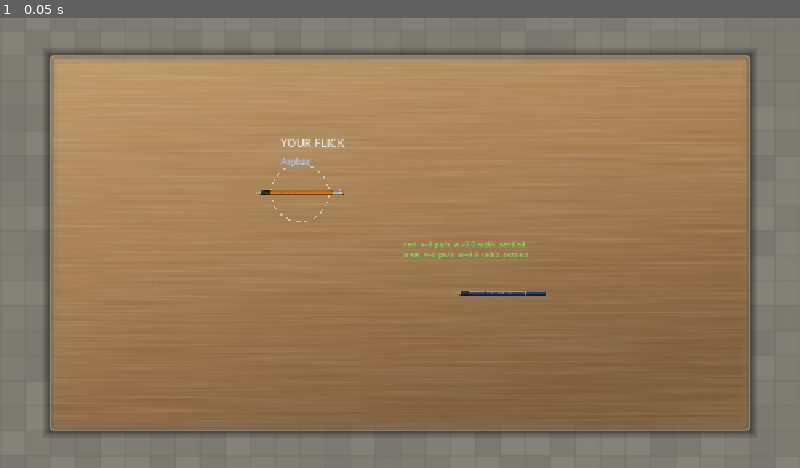
Above: before the commit, frame 1.
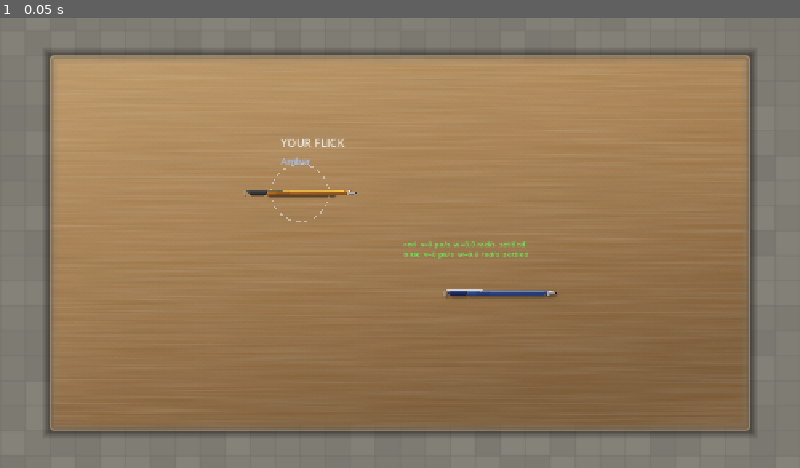
Above: after the commit, the same moment.

Repository: bhanuteja-qae/pen-fight
Game: Godot game, scene res://scenes/main.tscn
Two runs of this game, one before a commit and one after it. Both use one fixed random seed, a clock stepped at 60 frames per second and the inputs below.
Inputs:
- Up to frame 1 (0.05 s): no input

The runs differ from the first frame. In frame 1, 0.4% of the frame differs, in the area x 30-70%, y 38-63%.

Commit message:
Four realistic pen designs, authored at the game's true scale (capsule-exact)
The pens never matched their own collision. At the old 0.408 sprite scale the
default pair drew 143x11 px and the v4 skins 109x21, onto a 180x10 physics
capsule (PenBody half_len 85 + radius 5) - so a skin swap silently resized the
pen and no skin sat on the capsule it actually collided with.

generate_pens_real.py (new, supersedes the pen art in generate_assets_v4.py)
authors all four designs at ONE footprint:

  texture content 540x30 x PEN_SPRITE_SCALE (1/3) = 180x10 on screen == capsule

The content is bbox-fitted (cropped to the drawn alpha, then resized to 540x30),
so the sprite's opaque extent equals the capsule instead of falling 7px short of
it (the first pass drew 173x10 because the art filled only 518 of 540 columns).

Designs: amber (warm translucent, chrome clip), cobalt (cool translucent, blue
cap), graphite (matte faceted, gunmetal), ivory (gloss, gold fittings). Each
ships with a matching shadow so a skin can never lose its silhouette.

set_pen_skin() now swaps pen + shadow AND applies the shared scale, so skin
choice can no longer change the pen's size - previously the scale was baked per
sprite in the scene and only the texture was swapped.

Also fixes a shadow that had NEVER rendered: the table sprite sat at z_index 0
and the pen shadows at -1, so the desk texture drew over them in every version
(measured: pixels under a pen were byte-identical to bare wood). Layer order is
now table -5, shadow 0, pen 1, and the shadow is a two-layer contact core +
penumbra rather than one small blur of a 10px-thick silhouette.

Verification (game/tests/skin_shot.gd, new QA tool: renders the real scene once
per pairing and saves engine-side frames + a pens-hidden reference frame, so
differencing gives the pen's EXACT on-screen silhouette):
  * all 8 pen instances measure 180x10 px, error +0x+0, centred on the pen's
    world position - art now equals the collision shape in size and position
  * shadow present: under-pen darkening ramps 4 -> 67 -> 5 luminance over ~12 px
    (0 before the layer fix)
  * touch_input_test / turn_state_test / auto_flick_test still pass

Notes for the next session:
  * --headless returns a NULL viewport image and never fires
    RenderingServer.frame_post_draw; engine-side captures must run against a
    real (Xvfb) display without --headless.
  * a 1 px traced silhouette outline is read as a "halo" at 1:1; contrast plus
    the shadow separates pen from desk without it.
  * the cylinder shade is an analytic function of cross-section position: with
    colour stops, every stop boundary bands visibly at 1:1.

Diff:
--- a/game/scenes/main.tscn
+++ b/game/scenes/main.tscn
@@ -31,6 +31,7 @@
 
 [node name="Sprite2D" type="Sprite2D" parent="Table" unique_id=10003]
 texture = ExtResource("3_table")
+z_index = -5
 
 [node name="TableBounds" type="CollisionShape2D" parent="Table" unique_id=10004]
 shape = SubResource("table_bounds")
@@ -48,14 +49,15 @@
 
 [node name="Shadow" type="Sprite2D" parent="PenRed" unique_id=10019]
 texture = ExtResource("6_shadow_red")
-position = Vector2(4, 6)
-scale = Vector2(0.408, 0.408)
-z_index = -1
-modulate = Color(0, 0, 0, 0.44)
+position = Vector2(3, 4)
+scale = Vector2(0.333333, 0.333333)
+z_index = 0
+modulate = Color(0, 0, 0, 0.5)
 
 [node name="Sprite2D" type="Sprite2D" parent="PenRed" unique_id=10009]
 texture = ExtResource("4_red")
-scale = Vector2(0.408, 0.408)
+scale = Vector2(0.333333, 0.333333)
+z_index = 1
 
 [node name="CollisionShape2D" type="CollisionShape2D" parent="PenRed" unique_id=10010]
 shape = SubResource("pen_shape")
@@ -74,14 +76,15 @@
 
 [node name="Shadow" type="Sprite2D" parent="PenBlue" unique_id=10020]
 texture = ExtResource("7_shadow_blue")
-position = Vector2(4, 6)
-scale = Vector2(0.408, 0.408)
-z_index = -1
-modulate = Color(0, 0, 0, 0.44)
+position = Vector2(3, 4)
+scale = Vector2(0.333333, 0.333333)
+z_index = 0
+modulate = Color(0, 0, 0, 0.5)
 
 [node name="Sprite2D" type="Sprite2D" parent="PenBlue" unique_id=10012]
 texture = ExtResource("5_blue")
-scale = Vector2(0.408, 0.408)
+scale = Vector2(0.333333, 0.333333)
+z_index = 1
 
 [node name="CollisionShape2D" type="CollisionShape2D" parent="PenBlue" unique_id=10013]
 shape = SubResource("pen_shape")
--- a/game/scripts/main.gd
+++ b/game/scripts/main.gd
@@ -79,28 +79,56 @@
 ## QA-6: this constant and the scene MUST agree).
 const TABLE_RECT: Rect2 = Rect2(-590.0, -320.0, 1180.0, 640.0)
 
+## Every pen texture is authored at 540x30 and drawn at PEN_SPRITE_SCALE, which
+## lands it on exactly 180x10 px on screen — the physics capsule
+## (PenBody half_len 85 + radius 5). The skins are real pens scaled into the
+## game: a skin swap can never resize the pen, because the scale is applied by
+## set_pen_skin() rather than left to each skin's own sprite.
+## Regenerate the art with: game/assets/generate_pens_real.py
+const PEN_SPRITE_SCALE: float = 1.0 / 3.0
+
 ## Pen skin selection (Phase 1c): each player picks a pen DESIGN to play with.
-## Only two pens are ever on the table — the third sprite is a preference
-## option, not a third player. Skins map pen_id -> asset path; the scene,
-## physics, and TurnState still use exactly two pens.
+## Only two pens are ever on the table — the extra designs are preference
+## options, not extra players. Each skin carries its own shadow so the
+## silhouette can never drift from the pen.
 const PEN_SKINS: Dictionary = {
-	"red": "res://assets/pen_red_v4.png",
-	"blue": "res://assets/pen_blue_v4.png",
-	"green": "res://assets/pen_green_v4.png",
+	"amber": {
+		"pen": "res://assets/pen_amber.png",
+		"shadow": "res://assets/pen_amber_shadow.png",
+	},
+	"cobalt": {
+		"pen": "res://assets/pen_cobalt.png",
+		"shadow": "res://assets/pen_cobalt_shadow.png",
+	},
+	"graphite": {
+		"pen": "res://assets/pen_graphite.png",
+		"shadow": "res://assets/pen_graphite_shadow.png",
+	},
+	"ivory": {
+		"pen": "res://assets/pen_ivory.png",
+		"shadow": "res://assets/pen_ivory_shadow.png",
+	},
 }
-var _player_skins: Dictionary = {"red": "red", "blue": "blue"}
-
-
-## Pick the pen design for a player (e.g. set_pen_skin("blue", "green")).
-## Applies immediately to that player's Sprite2D. Returns false if the player
-## or skin is unknown.
+var _player_skins: Dictionary = {"red": "amber", "blue": "cobalt"}
+
+
+## Pick the pen design for a player (e.g. set_pen_skin("blue", "graphite")).
+## Applies immediately to that player's pen sprite AND its shadow, and forces
+## the shared footprint scale — so every design draws the same 180x10 pen.
+## Returns false if the player or skin is unknown.
 func set_pen_skin(player: String, skin: String) -> bool:
 	if not _player_skins.has(player) or not PEN_SKINS.has(skin):
 		return false
 	_player_skins[player] = skin
+	var entry: Dictionary = PEN_SKINS[skin]
 	var sprite := _pen_sprite_node(player)
 	if sprite != null:
-		sprite.texture = load(PEN_SKINS[skin]) as Texture2D
+		sprite.texture = load(entry["pen"]) as Texture2D
+		sprite.scale = Vector2(PEN_SPRITE_SCALE, PEN_SPRITE_SCALE)
+	var shadow := _pen_shadow_node(player)
+	if shadow != null:
+		shadow.texture = load(entry["shadow"]) as Texture2D
+		shadow.scale = Vector2(PEN_SPRITE_SCALE, PEN_SPRITE_SCALE)
 	return true
 
 
@@ -119,6 +147,18 @@
 			return $PenRed/Sprite2D
 		"blue":
 			return $PenBlue/Sprite2D
+		_:
+			return null
+
+
+## The pen's drop shadow sprite (swapped with the skin so silhouette and pen
+## always match).
+func _pen_shadow_node(player: String) -> Sprite2D:
+	match player:
+		"red":
+			return $PenRed/Shadow
+		"blue":
+			return $PenBlue/Shadow
 		_:
 			return null
 
@@ -186,7 +226,7 @@
 
 	turn_state.begin_turn()
 	# Skin selection: apply env overrides AFTER the sprites exist but before
-	# the first frame renders, so PENFIGHT_SKIN_<PLAYER>=green shows from t=0.
+	# the first frame renders, so PENFIGHT_SKIN_<PLAYER>=ivory shows from t=0.
 	_apply_default_skins()
 	# The very first turn is the game opening, not a settle handoff — the gate
 	# would be noise here, and the no-input forfeit acceptance path needs the
--- /dev/null
+++ b/game/tests/skin_shot.gd
@@ -0,0 +1,97 @@
+extends SceneTree
+class_name SkinShot
+## QA capture tool: renders the real scene once per pen-skin pairing and saves
+## engine-side frames (no X11 grab, no camera roll), so the pen art can be
+## graded and measured at true in-game pixel scale.
+##
+## Also prints each pen's expected screen position, so the analyser can crop
+## exactly where the pen is without guessing.
+##
+## Run (cwd = game/) - NOTE: no --headless! --headless uses the dummy rendering
+## driver, where Viewport.get_texture().get_image() is ALWAYS null and
+## RenderingServer.frame_post_draw never fires. Run it against a real X display
+## under software rendering instead:
+##   DISPLAY=:99 LIBGL_ALWAYS_SOFTWARE=1 godot --path . \
+##     --script res://tests/skin_shot.gd
+## Writes /tmp/skin_frames/<a>_<b>.png
+
+const PAIRINGS := [
+	["amber", "cobalt"],
+	["cobalt", "graphite"],
+	["graphite", "ivory"],
+	["ivory", "amber"],
+]
+const OUT_DIR := "/tmp/skin_frames"
+
+var _main: Node = null
+
+
+func _init() -> void:
+	call_deferred("_go")
+
+
+## Grab the root viewport image. Two traps here:
+##  * Viewport.get_texture().get_image() returns null until the render target has
+##    actually been drawn - a handful of frames is not enough (measured: null at
+##    4 process frames, fine at ~30+), so wait generously and retry;
+##  * RenderingServer.frame_post_draw NEVER fires under --headless (the dummy
+##    renderer never draws), so awaiting it hangs the test forever. Never use it
+##    in this project's headless tooling.
+func _grab() -> Image:
+	for attempt in range(12):
+		for i in range(25):
+			await process_frame
+		var img: Image = root.get_texture().get_image()
+		if img != null:
+			return img
+		print("  (viewport image still null after ~%d frames)" % ((attempt + 1) * 25))
+	return null
+
+
+func _go() -> void:
+	var packed: PackedScene = load("res://scenes/main.tscn")
+	_main = packed.instantiate()
+	root.add_child(_main)
+	DirAccess.make_dir_recursive_absolute(OUT_DIR)
+
+	# WARM-UP: under software rendering the root viewport returns a null image
+	# until the first full draw completes, which takes a couple of hundred
+	# frames for this scene (measured) - wait it out explicitly.
+	for i in range(200):
+		await process_frame
+	print("warm-up done, image null? ", root.get_texture().get_image() == null)
+
+	for pair in PAIRINGS:
+		var a: String = pair[0]
+		var b: String = pair[1]
+		var ok_a: bool = _main.set_pen_skin("red", a)
+		var ok_b: bool = _main.set_pen_skin("blue", b)
+		if not ok_a or not ok_b:
+			print("SKIN SHOT FAILED: set_pen_skin(%s/%s) rejected" % [a, b])
+			quit(1)
+			return
+		var img: Image = await _grab()
+		if img == null:
+			print("SKIN SHOT FAILED: viewport image was null (%s/%s)" % [a, b])
+			quit(1)
+			return
+		var path := "%s/%s_%s.png" % [OUT_DIR, a, b]
+		img.save_png(path)
+		# reference frame with the pens hidden: differencing the two gives the
+		# pen's EXACT on-screen silhouette, which is how the sprite is checked
+		# against the physics capsule (180x10) rather than eyeballed.
+		var red_sprite: Sprite2D = _main.get("pen_red").get_node("Sprite2D")
+		var blue_sprite: Sprite2D = _main.get("pen_blue").get_node("Sprite2D")
+		red_sprite.visible = false
+		blue_sprite.visible = false
+		var ref_img: Image = await _grab()
+		if ref_img != null:
+			ref_img.save_png(path.replace(".png", "_nopen.png"))
+		red_sprite.visible = true
+		blue_sprite.visible = true
+		var red = _main.get("pen_red")
+		var blue = _main.get("pen_blue")
+		print("captured %s  red_world=%s blue_world=%s canvas_origin=%s"
+			% [path, str(red.global_position), str(blue.global_position),
+			   str(root.get_canvas_transform().origin)])
+	quit(0)
Binary file changed: game/assets/pen_amber.png
Binary file changed: game/assets/pen_cobalt.png
Binary file changed: game/assets/pen_cobalt_shadow.png
Binary file added: game/assets/pen_graphite.png
Not shown, added: game/assets/pen_graphite.png.import
Binary file added: game/assets/pen_graphite_shadow.png
Not shown, added: game/assets/pen_graphite_shadow.png.import
Binary file added: game/assets/pen_ivory.png
Not shown, added: game/assets/pen_ivory.png.import
Binary file added: game/assets/pen_ivory_shadow.png
Not shown, added: game/assets/pen_ivory_shadow.png.import
Not shown, added: game/tests/skin_shot.gd.uid
(and 1 more such lines)
